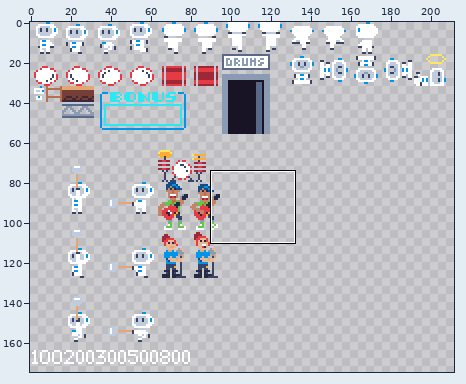
Two states of a sprite sheet, public/images/spritesheet.png. Above: a wide view before the commit, with the close-up outlined.
Close-up. Old version:
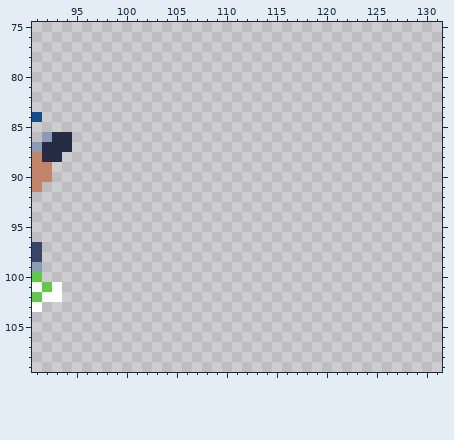
The file is 256x256 pixels. Shown: x 91..131, y 75..109. The wide view leaves out empty margins.
After:
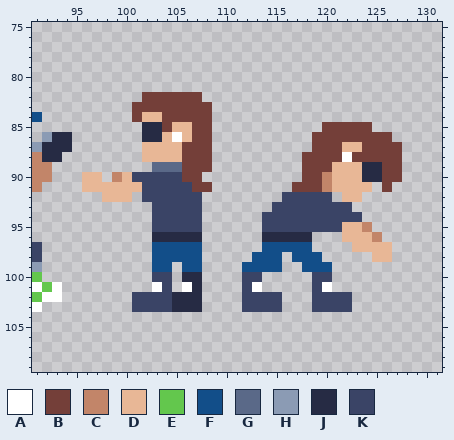
Palette (. is transparent): A #ffffff  B #743f39  C #c28569  D #e8b796  E #63c74d  F #124e89  G #5a6988  H #8b9bb4  J #262b44  K #3a4466
Log entry: add drum throwing guy
The edit:
Changed rows in their new state; - is an unchanged pixel.
first column x 96:
 82 ------BBBBBB--------------------
 83 -----BBBBBBBB-------------------
 84 -----BDDBBBBB-------------------
 85 ------JJBDDBB-----------BBBBB---
 86 ------JJDADBB----------BBBBBBBB-
 87 ------DDDDBBB----------BBBDDBBBB
 88 ------DDDDBBB---------BBBBABBBBB
 89 -------GGGBBB---------BBBDDDJJBB
 90 DD-CDKKKKKBB----------BBCDDDJJBB
 91 DDDDDDKKKKKBB--------BBBCDDDD-B-
 92 --DDD-KKKKKK--------KKKKK-DD----
 93 -------KKKKK-------KKKKKKKK-----
 94 -------KKKKK------KKKKKKKKKK----
 95 -------KKKKK------KKKKKKKKDDC---
 96 -------JJJJJ------JJJJJ---DDDC--
 97 -------FFFFF------FFFFF----DDDD-
 98 -------FFFFF-----FFF-FFF-----DD-
 99 -------FF-FF----FFFF--FFF-------
100 -------KK-JJ----KK-----KK-------
101 -------AK-AJ----KA-----KA-------
102 -----KKKKJJJ----KKKK---KKKK-----
103 -----KKKKJJJ----KKKK---KKKK-----
Changed places in both close-ups, as pixel boxes (x1, y1, x2, y2):
added: (82, 92, 212, 312)
added: (242, 122, 402, 312)
